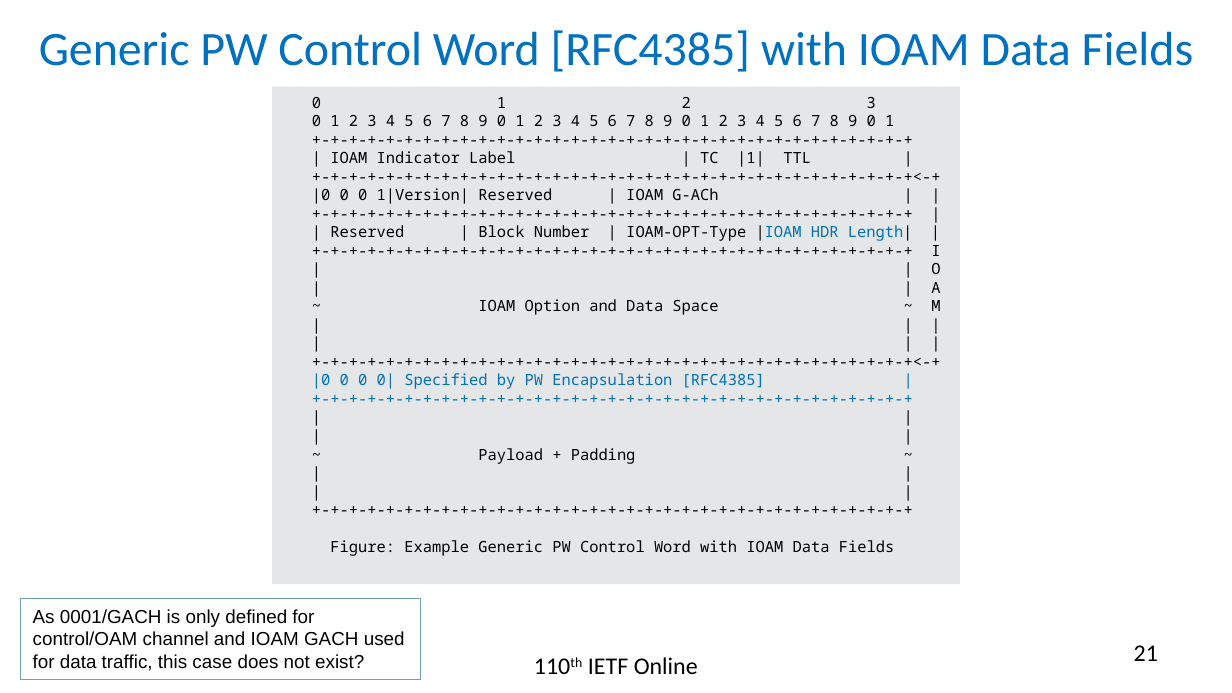
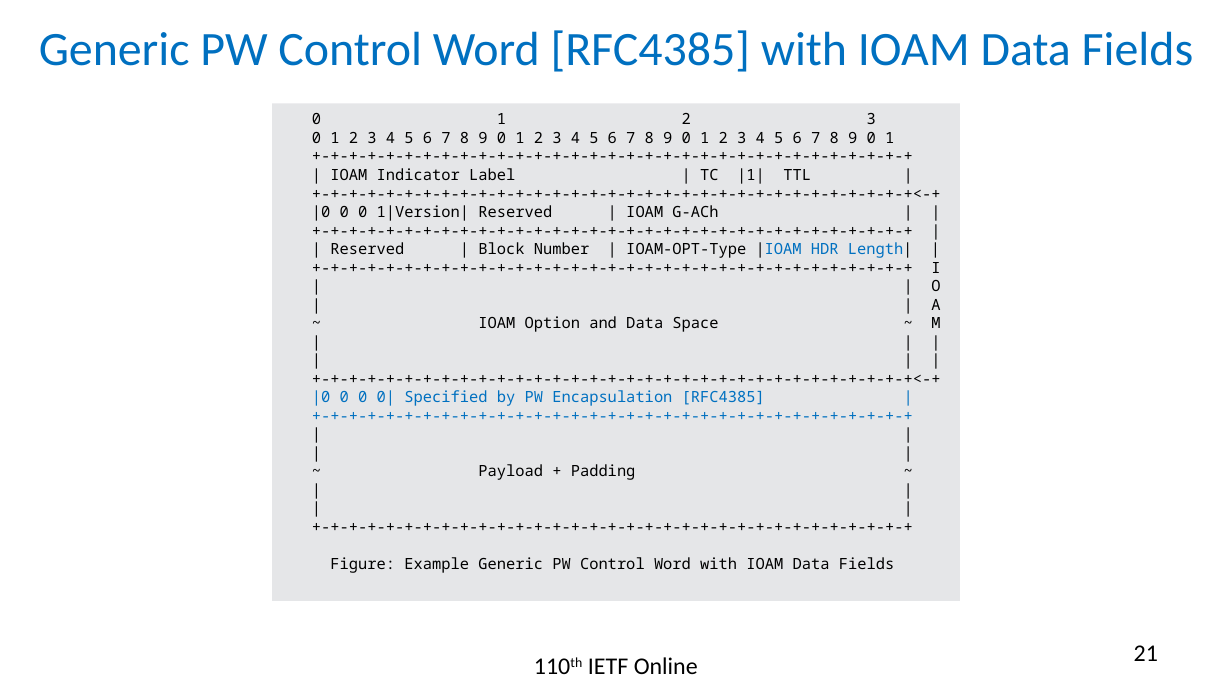
Before and after one commit to rakgandhi/ietf-slides, a slide deck: slide 21 of draft-gandhi-mpls-ioam-sr-06.pptx. Drawn at 1232x693 pixels with LibreOffice and Linux fonts; fonts in the diff are those of the drawing. Boxes give left, top, right and bottom in pixels: in the first picture for what was removed or moved away, otherwise in the second. Text is boxed around its words. In the diff, an @@ line names an element or a change of style, - is before the commit and + after.

```diff
--- a/draft-gandhi-mpls-ioam-sr-06.pptx
+++ b/draft-gandhi-mpls-ioam-sr-06.pptx
@@ rectangle "0 1 2 3" moved from (x1=272, y1=86, x2=960, y2=584) to (x1=272, y1=103, x2=960, y2=601) @@
@@ rectangle removed at (x1=21, y1=599, x2=421, y2=680) @@
-As 0001/GACH is only defined for control/OAM channel and IOAM GACH used for data traffic, this case does not exist?
```
Also in this commit, not shown: 4 other slides changed, 1 other file.
